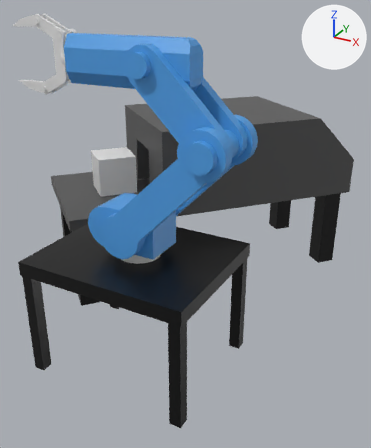
What one commit did to the glTF model items/mecanical_arm.glb.
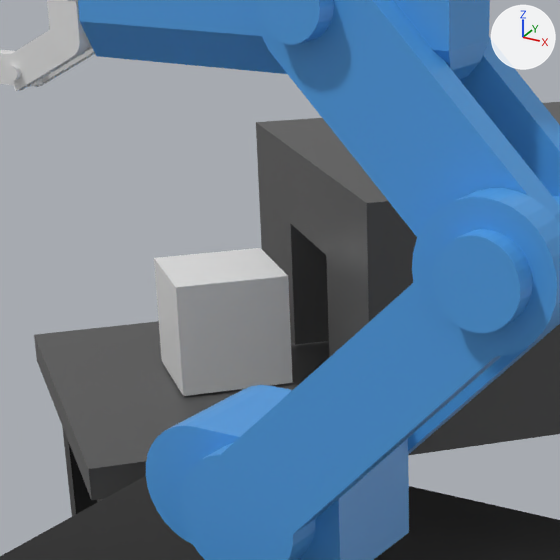
There are two pictures of each version: one whole from a 50 mm lens placed at (23.48, -4.71, 8.29), pointed at (16.68, 7.66, 2.11), one close up on the part from 11% to 61% of the width and 14% to 56% of the height. The lights are fixed; the arrows at upper right show +X, +Y and +Z. Where no turn or scale is listed for an object, it has been applied to the vertices.

Objects in the first close-up: 'Cube_producer', 'Cylinder.014', 'mecanical_arm', 'skills_cube', 'table'.
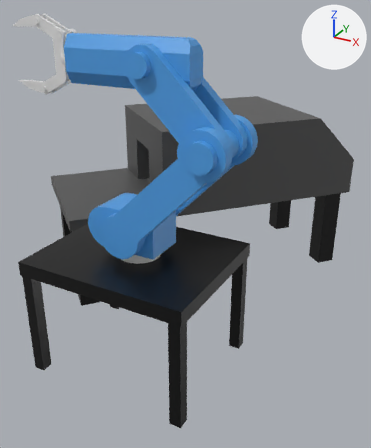
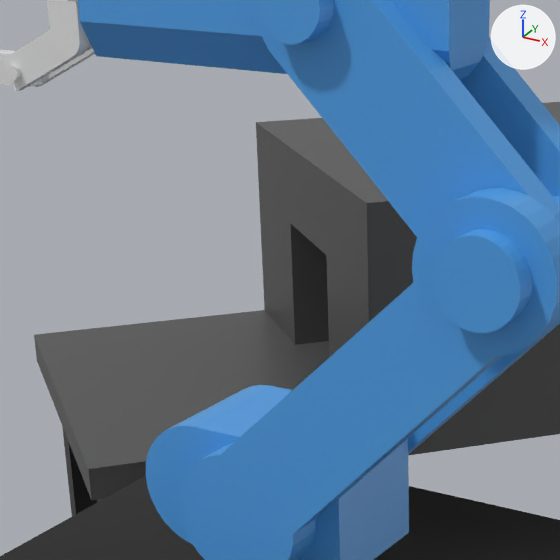
What differs and where, as boxes (x1, y1, x2, y2) in the close-ups (560 x 560 px):
```json
{"object": "skills_cube", "change": "moved", "before": [154, 248, 293, 396], "on screen": "not visible afterwards"}
{"object": "Cylinder.014", "change": "unchanged, covered by the edit", "before": [0, 0, 95, 91]}
{"object": "mecanical_arm_hand", "change": "unchanged, uncovered by the edit", "after": [0, 0, 95, 91]}
```

Scene script edits in JSON lines:
```json
{"op": "set", "path": "ob_skills_cube.location", "old": "(14.31, 7.44, 3.45)", "new": "(16.48, 9.95, 3.45)"}
```
